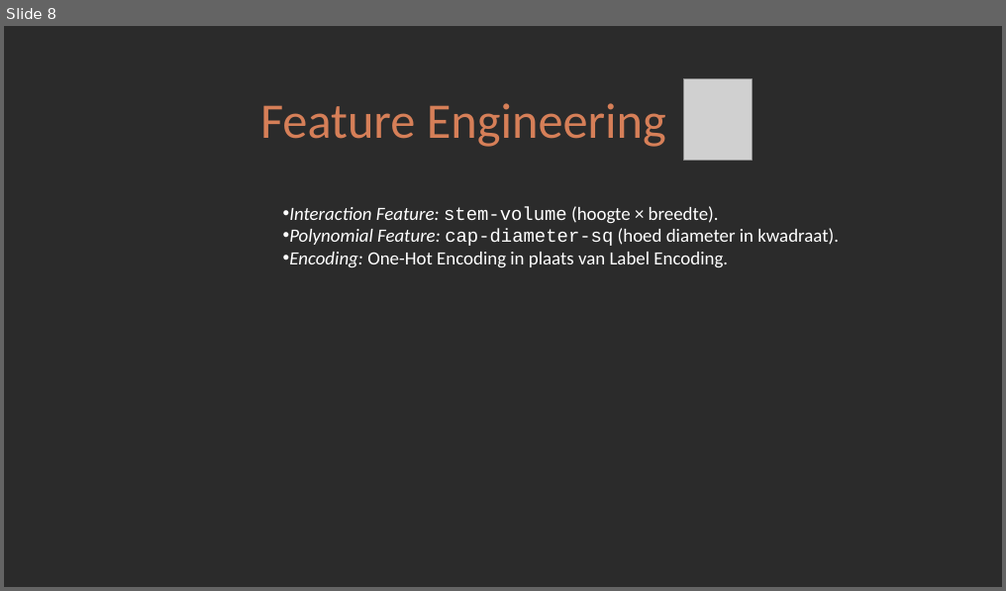
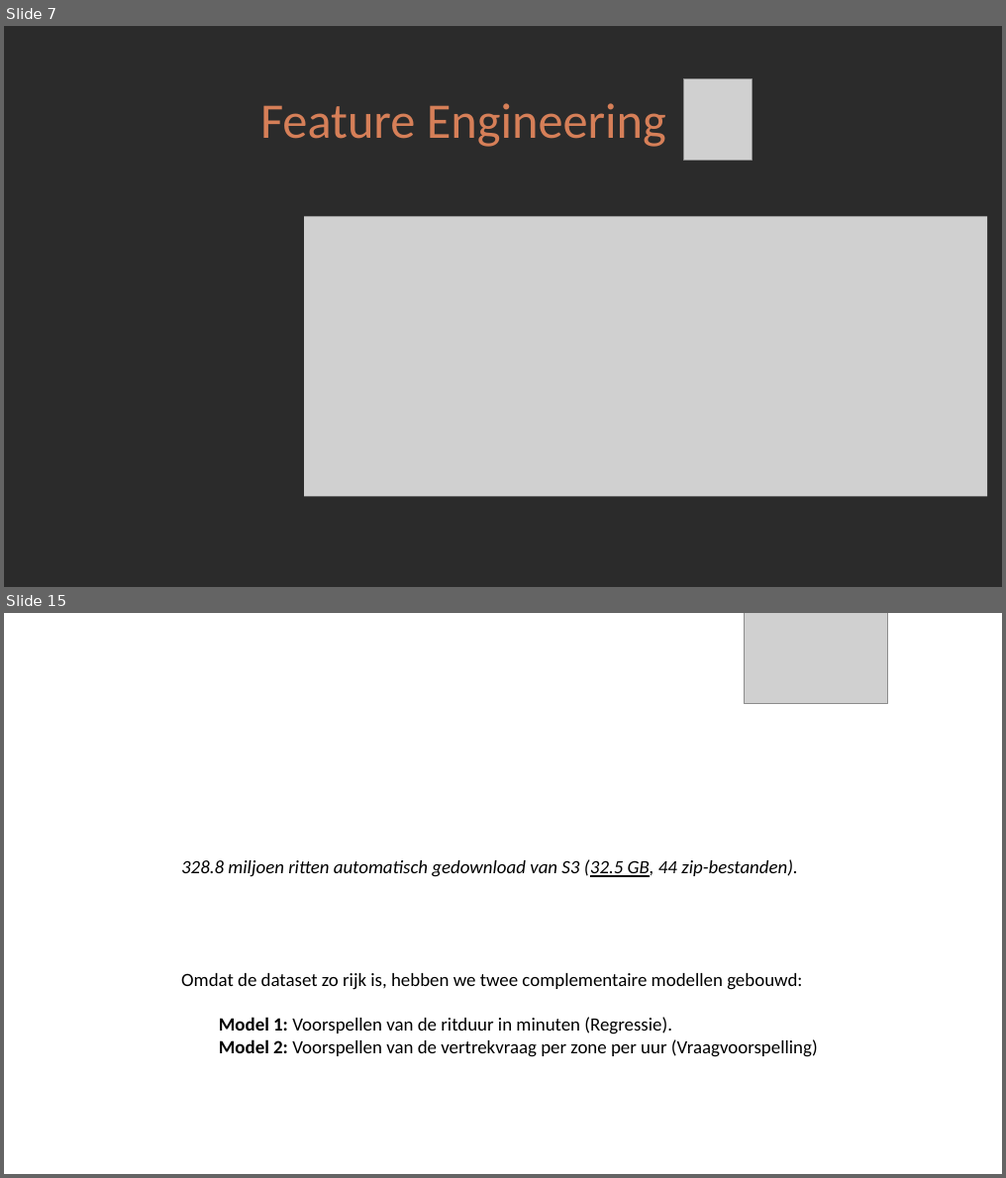
Before and after one commit to dmitcher7/CloudAI-Challenge, a slide deck: Presentatie Cloud AI.pptx. Shown one above the other, each under a label of ours: slide 8 before the commit, slides 7 and 15 after it; the slides between them are not shown. The pictures are 1006x591 and 1006x1178 pixels, drawn with LibreOffice and Linux fonts; fonts in the diff are those of the drawing; grey boxes stand for pictures; background and template pictures are left out; a plain dark background stands for a picture behind light text. Boxes give left, top, right and bottom in pixels: in the first picture for what was removed or moved away, otherwise in the second. Text is boxed around its words. In the diff, an @@ line names an element or a change of style, - is before the commit and + after.

```diff
--- a/Presentatie Cloud AI.pptx
+++ b/Presentatie Cloud AI.pptx
@@ slide 15 added at (4,613,1002,1174), background picture (left out) @@
@@ picture added at (744,613,887,703) @@
@@ title added at (603,645,971,704), 43.2 pt, text #FFFFFF @@
+EDA
+2 Modellen, 1 Dataset
@@ text added at (181,860,818,1058), 18 pt, text #000000 @@
+328.8 miljoen ritten automatisch gedownload van S3 (32.5 GB, 44 zip-bestanden).
+Omdat de dataset zo rijk is, hebben we twee complementaire modellen gebouwd:
+  Model 1: Voorspellen van de ritduur in minuten (Regressie).
+  Model 2: Voorspellen van de vertrekvraag per zone per uur (Vraagvoorspelling)
@@ what was slide 8 is now slide 7 @@
@@ slide 7 changed as well @@
@@ text removed at (289,206,839,269) @@
-• Interaction Feature: stem-volume (hoogte × breedte).
-• Polynomial Feature: cap-diameter-sq (hoed diameter in kwadraat).
-• Encoding: One-Hot Encoding in plaats van Label Encoding.
@@ picture added at (304,216,988,496) @@
```
Also in this commit, not shown: 4 other slides changed, 17 other slides added, 15 slides removed, 16 other files.
